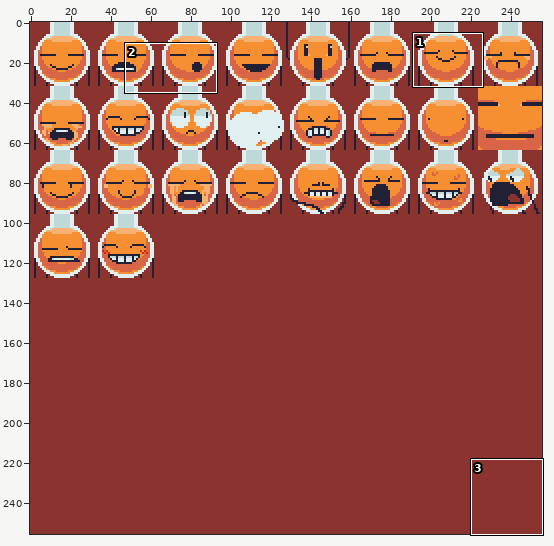
Sprite sheet, stored at Player/orange_sprites/orangeFaces.png. The first picture is a wide view before the edit; the outline marks the close-up.
Close-up. First the earlier version:
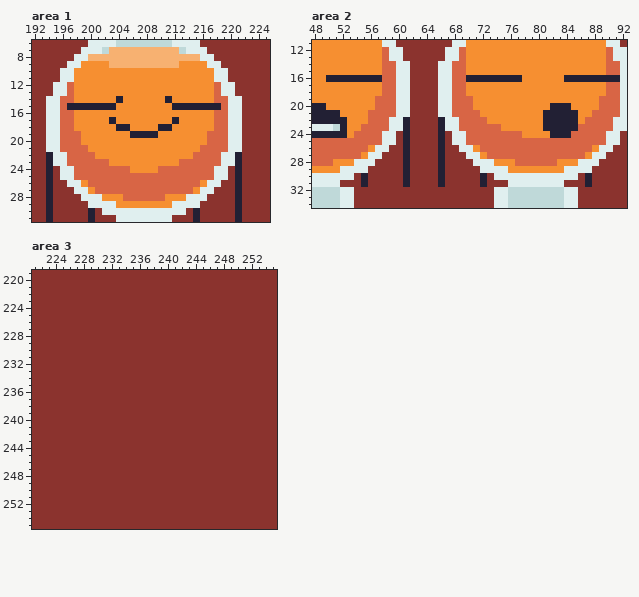
The file is 256x256 pixels. Shown: area 1: x 192..225, y 6..31; area 2: x 48..92, y 11..34; area 3: x 221..255, y 219..255.
After the commit:
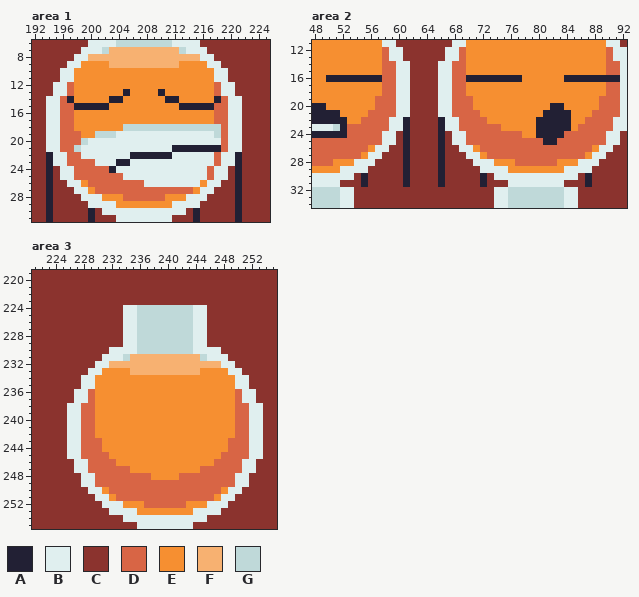
Palette (. is transparent): A #222034  B #e0efef  C #8b332e  D #d86545  E #f68f31  F #f7b171  G #bfd9d9
What changed:
--- area 1
@@ x 192..225 @@
 12 CCCBBDEEEEEEEEEEEEEEEEEEEEDBBCCCCC
-13 CCCBBDEEEEEEEEEEEEEEEEEEEEDBBCCCCC
-14 CCBBDDEEEEEEAEEEEEEAEEEEEEDDBBCCCC
-15 CCBBDAAAAAAAEEEEEEEEAAAAAAADBBCCCC
+13 CCCBBDEEEEEEEAEEEEAEEEEEEEDBBCCCCC
+14 CCBBDAEEEEEAAEEEEEEAAEEEEEADBBCCCC
+15 CCBBDDAAAAAEEEEEEEEEEAAAAADDBBCCCC
 16 CCBBDDEEEEEEEEEEEEEEEEEEEEDDBBCCCC
-17 CCBBDDEEEEEAEEEEEEEEAEEEEEDDBBCCCC
-18 CCBBDDEEEEEEAAEEEEAAEEEEEEDDBBCCCC
-19 CCBBDDDEEEEEEEAAAAEEEEEEEDDDBBCCCC
-20 CCBBDDDEEEEEEEEEEEEEEEEEEDDDBBCCCC
-21 CCBBDDDDEEEEEEEEEEEEEEEEDDDDBBCCCC
-22 CCABBDDDDEEEEEEEEEEEEEEDDDDBBACCCC
-23 CCABBDDDDDDEEEEEEEEEEDDDDDDBBACCCC
-24 CCACBBDDDDDDDDEEEEDDDDDDDDBBCACCCC
-25 CCACBBDDDDDDDDDDDDDDDDDDDDBBCACCCC
-26 CCACCBBEDDDDDDDDDDDDDDDDEBBCCACCCC
+17 CCBBDDEEEEEEEEEEEEEEEEEEEEDDBBCCCC
+18 CCBBDDEEEEEEEGGGGGGGGGGGGGGDBBCCCC
+19 CCBBDDDEEGGGBBBBBBBBBBBBBBGDBBCCCC
+20 CCBBDDDGBBBBBBBBBBBBBBBBBBBDBBCCCC
+21 CCBBDDGBBBBBBBBBBBBBAAAAAAADBBCCCC
+22 CCABBDDBBBBBBBAAAAAABBBBBBDBBACCCC
+23 CCABBDDDDBBBAABBBBBBBBBBBBDBBACCCC
+24 CCACBBDDDDDABBBBBBBBBBBBBDBBCACCCC
+25 CCACBBDDDDDDDBBBBBBBBBBBBDBBCACCCC
+26 CCACCBBEDDDDDDDDBBBBBBBBEBBCCACCCC
 27 CCACCCBBEDDDDDDDDDDDDDDEBBCCCACCCC
--- area 2
@@ x 48..92 @@
 19 EEEEEEEEEDDDBBCCCCBBDDDEEEEEEEEEEEEEEEEEEDDDB
-20 AAEEEEEEEDDDBBCCCCBBDDDEEEEEEEEEEEAAAEEEEDDDB
-21 AAAAEEEEDDDDBBCCCCBBDDDDEEEEEEEEEAAAAAEEDDDDB
-22 AAAAAEEEDDDBBACCCCABBDDDDEEEEEEEEAAAAAEDDDDBB
-23 BBBGAEEDDDDBBACCCCABBDDDDDDEEEEEEAAAAADDDDDBB
-24 AAAAAEDDDDBBCACCCCACBBDDDDDDDDEEEEAAADDDDDBBC
-25 DDDDDDDDDDBBCACCCCACBBDDDDDDDDDDDDDDDDDDDDBBC
+20 AAEEEEEEEDDDBBCCCCBBDDDEEEEEEEEEEEAAEEEEEDDDB
+21 AAAAEEEEDDDDBBCCCCBBDDDDEEEEEEEEEAAAAEEEDDDDB
+22 AAAAAEEDDDDBBACCCCABBDDDDEEEEEEEAAAAAEEDDDDBB
+23 BBBGADDDDDDBBACCCCABBDDDDDDEEEEEAAAAAEDDDDDBB
+24 AAAAADDDDDBBCACCCCACBBDDDDDDDDEEAAAADDDDDDBBC
+25 DDDDDDDDDDBBCACCCCACBBDDDDDDDDDDDAADDDDDDDBBC
 26 DDDDDDDDEBBCCACCCCACCBBEDDDDDDDDDDDDDDDDEBBCC
--- area 3
@@ x 221..255 @@
 223 CCCCCCCCCCCCCCCCCCCCCCCCCCCCCCCCCCC
-224 CCCCCCCCCCCCCCCCCCCCCCCCCCCCCCCCCCC
-225 CCCCCCCCCCCCCCCCCCCCCCCCCCCCCCCCCCC
-226 CCCCCCCCCCCCCCCCCCCCCCCCCCCCCCCCCCC
-227 CCCCCCCCCCCCCCCCCCCCCCCCCCCCCCCCCCC
-228 CCCCCCCCCCCCCCCCCCCCCCCCCCCCCCCCCCC
-229 CCCCCCCCCCCCCCCCCCCCCCCCCCCCCCCCCCC
-230 CCCCCCCCCCCCCCCCCCCCCCCCCCCCCCCCCCC
-231 CCCCCCCCCCCCCCCCCCCCCCCCCCCCCCCCCCC
-232 CCCCCCCCCCCCCCCCCCCCCCCCCCCCCCCCCCC
-233 CCCCCCCCCCCCCCCCCCCCCCCCCCCCCCCCCCC
-234 CCCCCCCCCCCCCCCCCCCCCCCCCCCCCCCCCCC
-235 CCCCCCCCCCCCCCCCCCCCCCCCCCCCCCCCCCC
-236 CCCCCCCCCCCCCCCCCCCCCCCCCCCCCCCCCCC
-237 CCCCCCCCCCCCCCCCCCCCCCCCCCCCCCCCCCC
-238 CCCCCCCCCCCCCCCCCCCCCCCCCCCCCCCCCCC
-239 CCCCCCCCCCCCCCCCCCCCCCCCCCCCCCCCCCC
-240 CCCCCCCCCCCCCCCCCCCCCCCCCCCCCCCCCCC
-241 CCCCCCCCCCCCCCCCCCCCCCCCCCCCCCCCCCC
-242 CCCCCCCCCCCCCCCCCCCCCCCCCCCCCCCCCCC
-243 CCCCCCCCCCCCCCCCCCCCCCCCCCCCCCCCCCC
-244 CCCCCCCCCCCCCCCCCCCCCCCCCCCCCCCCCCC
-245 CCCCCCCCCCCCCCCCCCCCCCCCCCCCCCCCCCC
-246 CCCCCCCCCCCCCCCCCCCCCCCCCCCCCCCCCCC
-247 CCCCCCCCCCCCCCCCCCCCCCCCCCCCCCCCCCC
-248 CCCCCCCCCCCCCCCCCCCCCCCCCCCCCCCCCCC
-249 CCCCCCCCCCCCCCCCCCCCCCCCCCCCCCCCCCC
-250 CCCCCCCCCCCCCCCCCCCCCCCCCCCCCCCCCCC
-251 CCCCCCCCCCCCCCCCCCCCCCCCCCCCCCCCCCC
-252 CCCCCCCCCCCCCCCCCCCCCCCCCCCCCCCCCCC
-253 CCCCCCCCCCCCCCCCCCCCCCCCCCCCCCCCCCC
-254 CCCCCCCCCCCCCCCCCCCCCCCCCCCCCCCCCCC
-255 CCCCCCCCCCCCCCCCCCCCCCCCCCCCCCCCCCC
+224 CCCCCCCCCCCCCBBGGGGGGGGBBCCCCCCCCCC
+225 CCCCCCCCCCCCCBBGGGGGGGGBBCCCCCCCCCC
+226 CCCCCCCCCCCCCBBGGGGGGGGBBCCCCCCCCCC
+227 CCCCCCCCCCCCCBBGGGGGGGGBBCCCCCCCCCC
+228 CCCCCCCCCCCCCBBGGGGGGGGBBCCCCCCCCCC
+229 CCCCCCCCCCCCCBBGGGGGGGGBBCCCCCCCCCC
+230 CCCCCCCCCCCBBBBGGGGGGGGBBBBCCCCCCCC
+231 CCCCCCCCCCBBBGFFFFFFFFFFGBBBCCCCCCC
+232 CCCCCCCCCBBFFFFFFFFFFFFFFFFBBCCCCCC
+233 CCCCCCCCBBEEEEFFFFFFFFFFEEEEBBCCCCC
+234 CCCCCCCBBEEEEEEEEEEEEEEEEEEEEBBCCCC
+235 CCCCCCCBBEEEEEEEEEEEEEEEEEEEEBBCCCC
+236 CCCCCCBBDEEEEEEEEEEEEEEEEEEEEDBBCCC
+237 CCCCCCBBDEEEEEEEEEEEEEEEEEEEEDBBCCC
+238 CCCCCBBDDEEEEEEEEEEEEEEEEEEEEDDBBCC
+239 CCCCCBBDDEEEEEEEEEEEEEEEEEEEEDDBBCC
+240 CCCCCBBDDEEEEEEEEEEEEEEEEEEEEDDBBCC
+241 CCCCCBBDDEEEEEEEEEEEEEEEEEEEEDDBBCC
+242 CCCCCBBDDEEEEEEEEEEEEEEEEEEEEDDBBCC
+243 CCCCCBBDDDEEEEEEEEEEEEEEEEEEDDDBBCC
+244 CCCCCBBDDDEEEEEEEEEEEEEEEEEEDDDBBCC
+245 CCCCCBBDDDDEEEEEEEEEEEEEEEEDDDDBBCC
+246 CCCCCCBBDDDDEEEEEEEEEEEEEEDDDDBBCCC
+247 CCCCCCBBDDDDDDEEEEEEEEEEDDDDDDBBCCC
+248 CCCCCCCBBDDDDDDDDEEEEDDDDDDDDBBCCCC
+249 CCCCCCCBBDDDDDDDDDDDDDDDDDDDDBBCCCC
+250 CCCCCCCCBBEDDDDDDDDDDDDDDDDEBBCCCCC
+251 CCCCCCCCCBBEDDDDDDDDDDDDDDEBBCCCCCC
+252 CCCCCCCCCCBBBEEEDDDDDDEEEBBBCCCCCCC
+253 CCCCCCCCCCCBBBBEEEEEEEEBBBBCCCCCCCC
+254 CCCCCCCCCCCCCBBBBBBBBBBBBCCCCCCCCCC
+255 CCCCCCCCCCCCCCCBBBBBBBBCCCCCCCCCCCC
Pixel boxes of the changes (left, top, right, bottom) in both close-ups:
changed: (67, 89, 221, 187)
changed: (536, 103, 578, 145)
changed: (347, 117, 368, 138)
changed: (67, 305, 263, 529)
